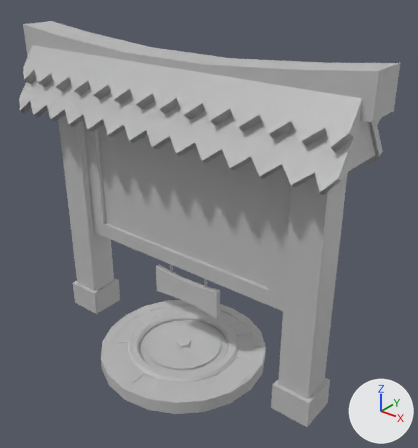
The FBX model Models_Víctor/SmallPropsLowPoly.fbx as it was, and as the next commit left it.
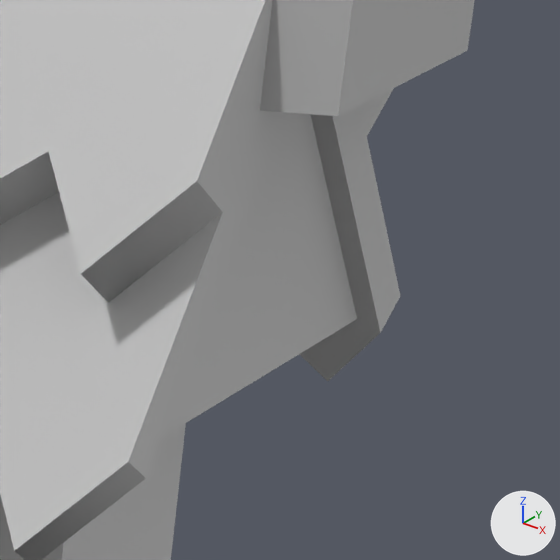
Each version is shown whole from a camera (50 mm lens) standing at (3.09, -3.46, 3.63) and looking at (0.19, 0.16, 1.38), then close up on the part from 76% to 98% of the width and 23% to 43% of the height. Arrows for +X, +Y and +Z are at lower right; the lights stay in place. Where no turn or scale is listed for an object, it has been applied to the vertices. Vertices at the same position are counted once.

Names of what the first close-up shows: 'Billing_Board'.
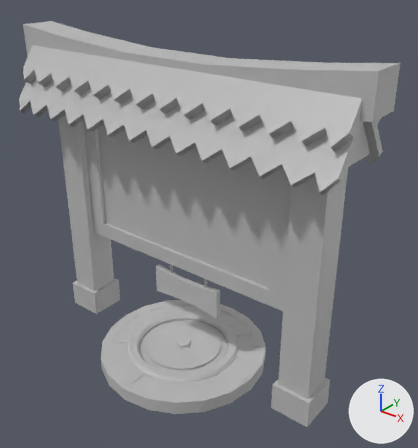
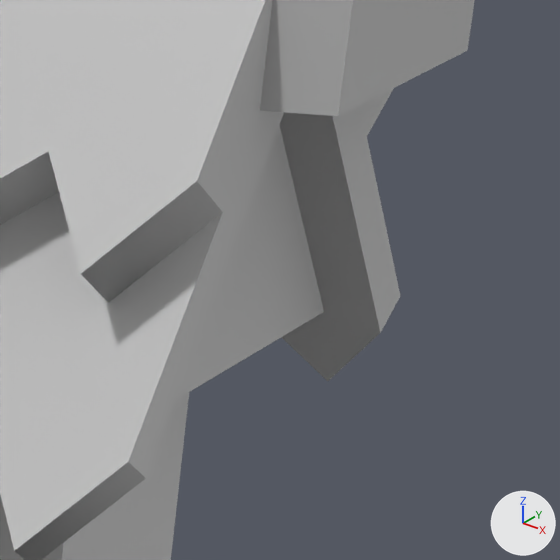
Changed parts and their boxes (x1, y1, x2, y2) in the close-ups (560 x 560 px):
part 1 of me_mesh_002, built on: before (161, 112, 357, 438); after (176, 125, 324, 399)

Diff of the bpy script that builds the scene:
```diff
--- a/Models_Víctor/SmallPropsLowPoly.fbx.py
+++ b/Models_Víctor/SmallPropsLowPoly.fbx.py
@@ me_mesh_002 @@
 me_mesh_002.from_pydata(...)  # 1784 vertices, 1756 faces; spans x -1.75..1.75, y -0.4..0.4, z -1.48..1.48
 # used by ob_billing_board; location = (-0.053, 0.0, 1.468)
 # verts and faces of me_mesh_002; kept vertices keep their numbers, new ones are numbered from 1784
 # before: 1772 (1.64, 0.29, 0.83), 1773 (1.64, -0.28, 0.83), 1774 (1.64, 0.03, 1.28), 1775 (1.36, 0.29, 0.83), 1776 (1.36, -0.28, 0.83)
 # before: 1777 (1.36, 0.03, 1.28)
+# me_mesh_002 part 1
+for i in [*range(1772, 1778)]: verts[i] += (-0.04, 0.0, 0.0)
+faces += [(1773, 1774, 1777, 1776), (1772, 1775, 1777, 1774)]
 me_mesh_002.materials.append(mat_lambert1)
```
